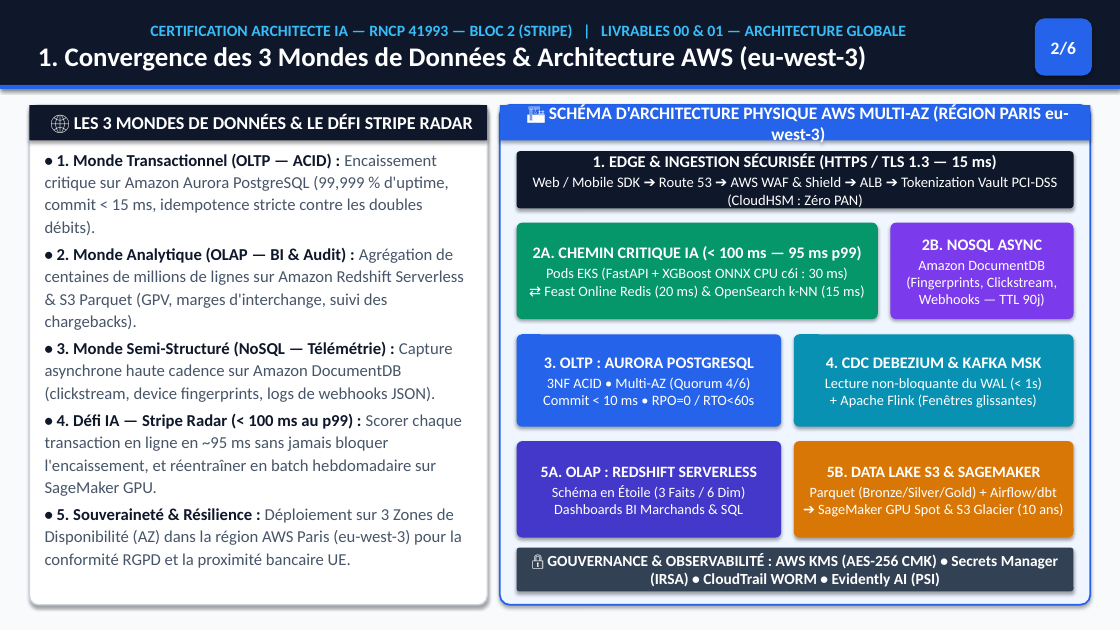
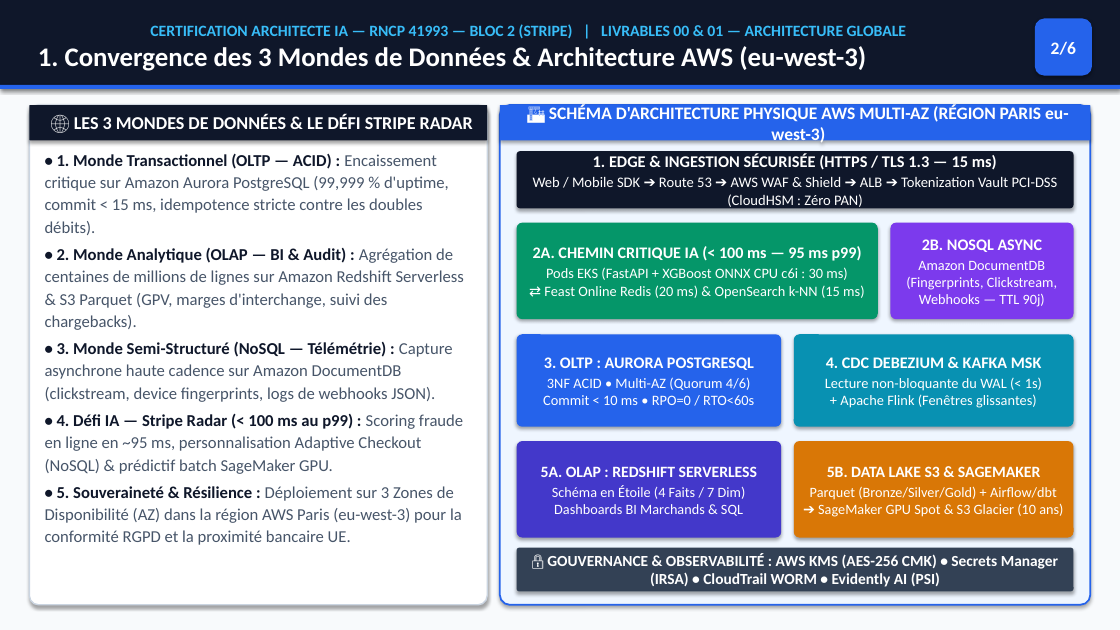
Before and after one commit to Elkristobal59/CERTIFICATION_AIA, a slide deck: slide 2 of 02_BLOC_2_ARCHITECTURE_STRIPE/LIVRABLES/PRESENTATION_STRIPE_BLOC2.pptx. Drawn at 1120x630 pixels with LibreOffice and Linux fonts; fonts in the diff are those of the drawing. Boxes give left, top, right and bottom in pixels: in the first picture for what was removed or moved away, otherwise in the second. Text is boxed around its words. In the diff, an @@ line names an element or a change of style, - is before the commit and + after.

Commit message:
Bloc 2 (Stripe): mise a niveau complete 100% cahier des charges Jedha & RNCP 41993

```diff
--- a/02_BLOC_2_ARCHITECTURE_STRIPE/LIVRABLES/PRESENTATION_STRIPE_BLOC2.pptx
+++ b/02_BLOC_2_ARCHITECTURE_STRIPE/LIVRABLES/PRESENTATION_STRIPE_BLOC2.pptx
@@ text at [45, 414, 463, 474]: text changed @@
-• 4. Défi IA — Stripe Radar (< 100 ms au p99) : Scorer chaque transaction en ligne en ~95 ms sans jamais bloquer l'encaissement, et réentraîner en batch hebdomadaire sur SageMaker GPU.
+• 4. Défi IA — Stripe Radar (< 100 ms au p99) : Scoring fraude en ligne en ~95 ms, personnalisation Adaptive Checkout (NoSQL) & prédictif batch SageMaker GPU.
@@ text in rounded rectangle at [552, 485, 746, 516]: text changed @@
-Schéma en Étoile (3 Faits / 6 Dim)
-Dashboards BI Marchands & SQL
+Schéma en Étoile (4 Faits / 7 Dim)
+Dashboards BI Marchands & SQL
```
Also in this commit, not shown: 4 other slides changed, 15 other files.
